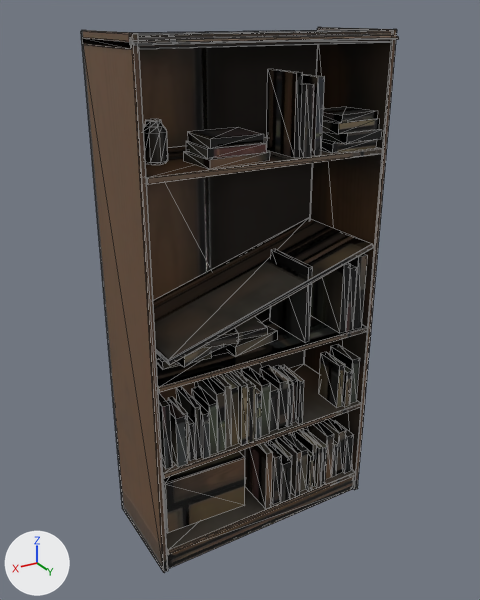
An edit to the glTF model public/models/furniture_shelf_module_b.glb, drawn before and after from the same camera.
The view is the same before and after, from a 50 mm lens placed at (1.27, 2.09, 2.05), pointed at (0.01, -0.01, 1.0). The lights are fixed; the arrows at lower left show +X, +Y and +Z. The older version comes first. Mesh edges are drawn as thin lines. Vertices at exactly the same position are counted once.

Objects in the first picture: 'furniture_shelf_module_b'.
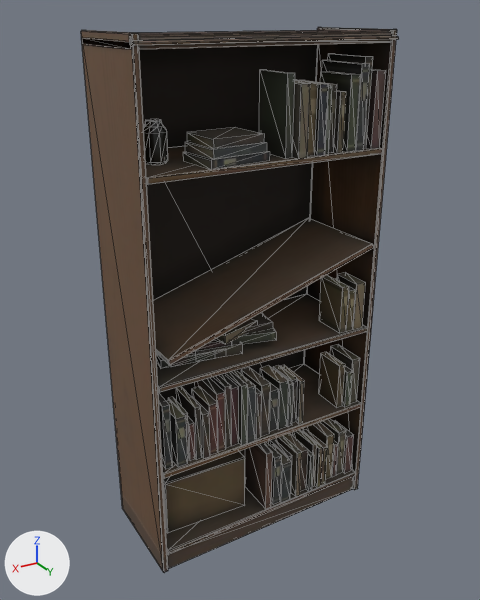
Location of each change, (x1, y1, x2, y2) in pixels of the pictures (480 x 600 px; the box of a moved part takes in the faces that stretch with it):
```json
{"part": 1, "of": "me_furniture_shelf_module_b", "change": "moved or reshaped", "before": [266, 69, 303, 158], "after": [367, 69, 386, 149]}
{"part": 2, "of": "me_furniture_shelf_module_b", "change": "moved or reshaped", "before": [157, 354, 211, 370], "after": [187, 127, 264, 149]}
{"part": 3, "of": "me_furniture_shelf_module_b", "change": "moved or reshaped", "before": [156, 249, 368, 367], "after": [156, 272, 366, 369]}
{"part": 4, "of": "me_furniture_shelf_module_b", "change": "moved or reshaped", "before": [183, 74, 382, 169], "after": [183, 54, 373, 170]}
{"part": 5, "of": "me_furniture_shelf_module_b", "change": "surface changed", "before": [81, 27, 392, 573], "after": [81, 27, 392, 573]}
```

Scene script edits in JSON lines:
```json
{"block": "me_furniture_shelf_module_b", "where": "# used by ob_furniture_shelf_module_b; location = (0.0, 0.0, 0.0)"}
{"op": "remove", "block": "me_furniture_shelf_module_b", "code": "me_furniture_shelf_module_b.from_pydata(...)  # 795 vertices, 1180 faces; spans x -0.5..0.5, y -0.23..0.23, z 0.0..2.0"}
{"op": "add", "block": "me_furniture_shelf_module_b", "code": "me_furniture_shelf_module_b.from_pydata(...)  # 811 vertices, 1200 faces; spans x -0.5..0.5, y -0.23..0.23, z 0.0..2.0"}
{"block": "me_furniture_shelf_module_b", "change": "me_furniture_shelf_module_b part 1: the loose piece of 8 vertices spanning x -0.11..-0.09, y 0.02..0.19, z 1.59..1.87 is scaled about its middle by (1.68, 1.02, 0.98), then moved by (-0.35, 0.01, 0.0)"}
{"block": "me_furniture_shelf_module_b", "change": "me_furniture_shelf_module_b part 2: the loose piece of 8 vertices spanning x 0.21..0.41, y -0.06..0.12, z 0.85..0.88 is turned 6.6 degrees about the z axis through its middle and scaled by 1.01, then moved by (-0.16, 0.09, 0.8)"}
{"block": "me_furniture_shelf_module_b", "change": "me_furniture_shelf_module_b part 3"}
{"block": "me_furniture_shelf_module_b", "change": "4 vertices are removed from x -0.19..-0.16, y -0.05..0.2, z 1.17"}
{"block": "me_furniture_shelf_module_b", "change": "10 faces are deleted"}
{"block": "me_furniture_shelf_module_b", "change": "4 vertices in x -0.4..-0.34, y 0.2, z 1.12..1.14 move by (0.0, 0.0, -0.09)"}
{"block": "me_furniture_shelf_module_b", "change": "4 vertices in x 0.21..0.23, y -0.03..0.13, z 0.91..0.94 move by (0.18, -0.03, -0.06)"}
{"block": "me_furniture_shelf_module_b", "change": "3 vertices in x -0.41..-0.34, y -0.01..0.0, z 0.85 move by (0.0, 0.07, 0.0)"}
{"block": "me_furniture_shelf_module_b", "change": "3 vertices in x -0.41..-0.34, y -0.01..0.0, z 1.12..1.14 move by (0.0, 0.07, -0.09)"}
{"block": "me_furniture_shelf_module_b", "change": "56 vertices move from x -0.46..0.43, y -0.08..0.21, z 0.85..1.17 to x -0.46..0.36, y -0.09..0.21, z 0.85..1.05"}
{"block": "me_furniture_shelf_module_b", "change": "4 vertices are added at (0.36, -0.05, 0.88), (0.38, 0.1, 0.88), (0.36, -0.05, 0.85), (0.38, 0.1, 0.85)"}
{"block": "me_furniture_shelf_module_b", "change": "10 new faces join them"}
{"block": "me_furniture_shelf_module_b", "change": "me_furniture_shelf_module_b part 4"}
{"block": "me_furniture_shelf_module_b", "change": "4 vertices are removed from x 0.04..0.25, y 0.03..0.2, z 1.65..1.68"}
{"block": "me_furniture_shelf_module_b", "change": "42 faces are deleted"}
{"block": "me_furniture_shelf_module_b", "change": "4 vertices in x -0.15..-0.11, y 0.21, z 1.59..1.83 move by (-0.06, 0.0, 0.0)"}
{"block": "me_furniture_shelf_module_b", "change": "3 vertices in x -0.17..-0.15, y 0.03..0.19, z 1.59 move by (-0.06, 0.01, 0.0)"}
{"block": "me_furniture_shelf_module_b", "change": "3 vertices in x -0.17..-0.15, y 0.03..0.19, z 1.8 move by (-0.06, 0.01, 0.02)"}
{"block": "me_furniture_shelf_module_b", "change": "59 vertices move from x -0.47..0.26, y 0.0..0.22, z 1.59..1.85 to x -0.43..0.27, y -0.04..0.21, z 1.59..1.91"}
{"block": "me_furniture_shelf_module_b", "change": "20 vertices are added at x -0.39..0.26, y -0.04..0.21, z 1.59..1.91"}
{"block": "me_furniture_shelf_module_b", "change": "62 new faces join them"}
{"block": "me_furniture_shelf_module_b", "change": "me_furniture_shelf_module_b part 5: 1063 kept faces spanning x -0.5..0.5, y -0.23..0.23, z 0.0..2.0 get new texture (UV) coordinates"}
```
